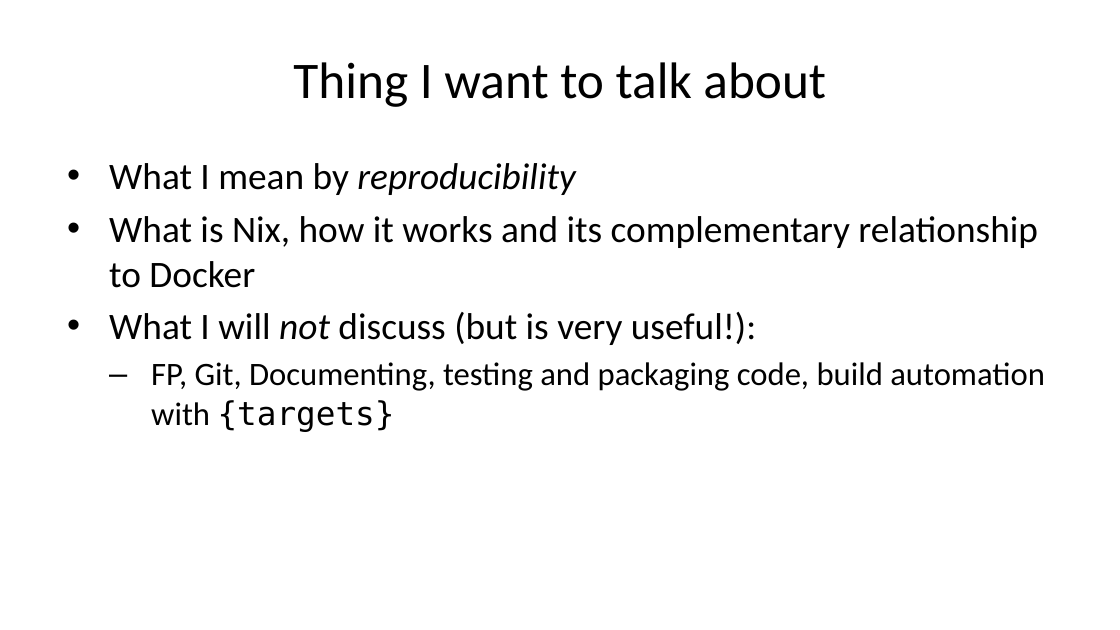
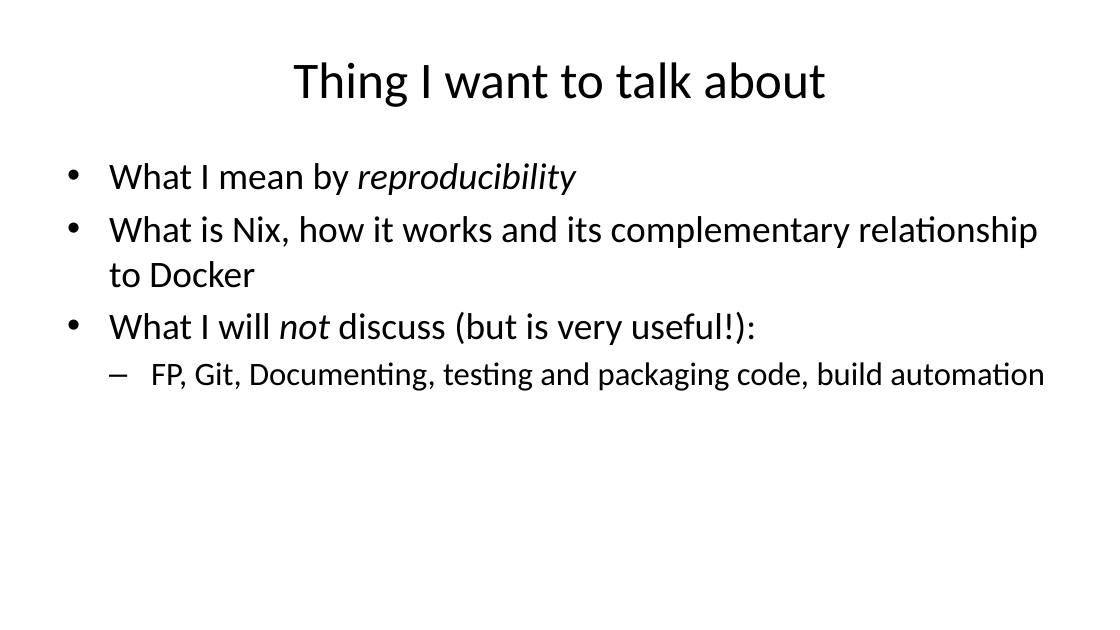
Before and after one commit to b-rodrigues/repro_basf, a slide deck: slide 3 of docs/index.pptx. Drawn at 1120x630 pixels with LibreOffice and Linux fonts; fonts in the diff are those of the drawing. Boxes give left, top, right and bottom in pixels: in the first picture for what was removed or moved away, otherwise in the second. Text is boxed around its words. In the diff, an @@ line names an element or a change of style, - is before the commit and + after.

```diff
--- a/docs/index.pptx
+++ b/docs/index.pptx
@@ text at box(151, 362, 1045, 391): text changed @@
-  – FP, Git, Documenting, testing and packaging code, build automation with {targets}
+  – FP, Git, Documenting, testing and packaging code, build automation
```
Also in this commit, not shown: 6 other slides changed, 12 other files.
